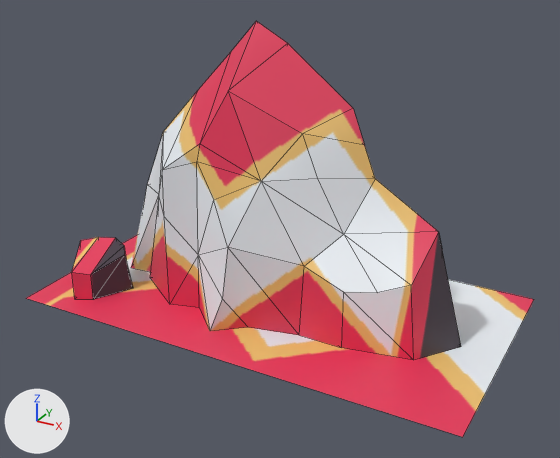
Two versions of the FBX model Assets/Model/Ice/ice.fbx, one commit apart.
One viewpoint serves both versions: a 50 mm lens placed at (0.0358, -0.0651, 0.0408), pointed at (0.0012, -0.002, 0.0093). The lights are fixed; the arrows at lower left show +X, +Y and +Z. Mesh edges are drawn as thin lines. Where no turn or scale is listed for an object, it has been applied to the vertices.

The scene before the commit, as lines of its bpy script (objects in view):
```python
mat_surfaceshader6 = principled_material('surfaceShader6')
mat_surfaceshader6.texture = img_texture_tga
me_mesh = bpy.data.meshes.new('Mesh')
me_mesh.from_pydata(...)  # 89 vertices, 131 faces; spans x -0.0243..0.0243, y -0.0132..0.0132, z 0.0..0.0293
me_mesh.materials.append(mat_surfaceshader6)  # picture img_texture_tga
ob_ice = bpy.data.objects.new('ice', me_mesh)
ob_ice.location = (0.0, 0.0, 0.0)
```
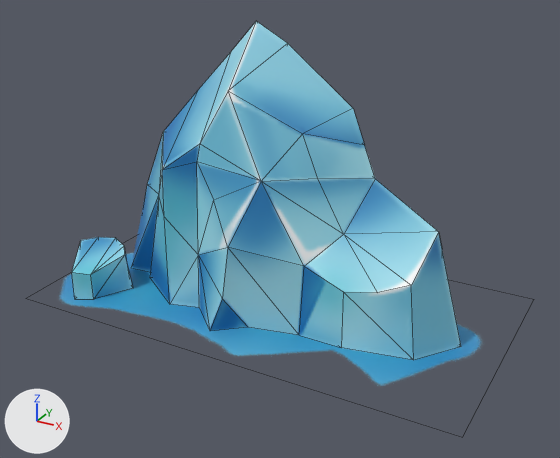
Commit message: up model ice

Changed parts and their boxes [x1, y1, x2, y2] in the pictures (560 x 458 px):
```json
{"object": "ice", "change": "surface changed", "before": [27, 21, 534, 437], "after": [27, 21, 534, 437]}
```

Edits to the scene script, one JSON object a line:
```json
{"op": "add", "block": "img_ice_tga", "code": ["img_ice_tga = load_image('ice.tga', 'ice.tga', 256, 256, 'sRGB')"]}
{"op": "set", "path": "mat_surfaceshader6.texture", "old": "img_texture_tga", "new": "img_ice_tga", "note": "not seen -> with its transparency"}
```
